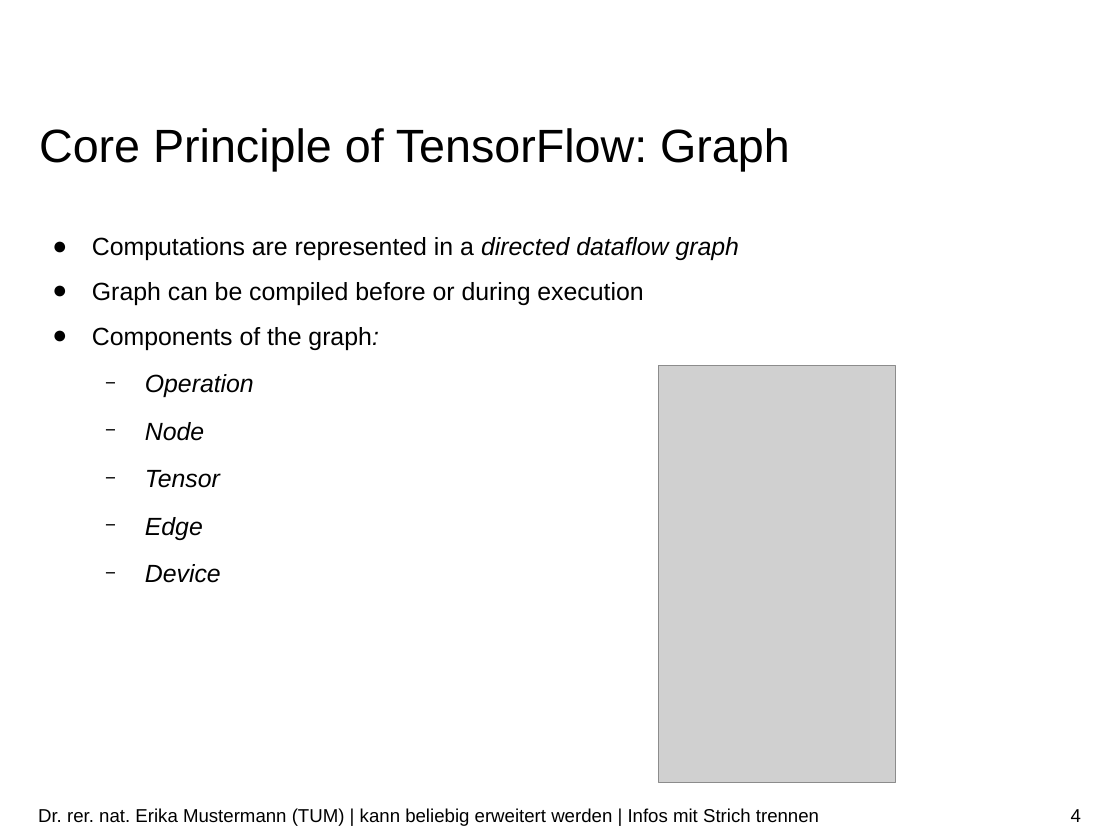
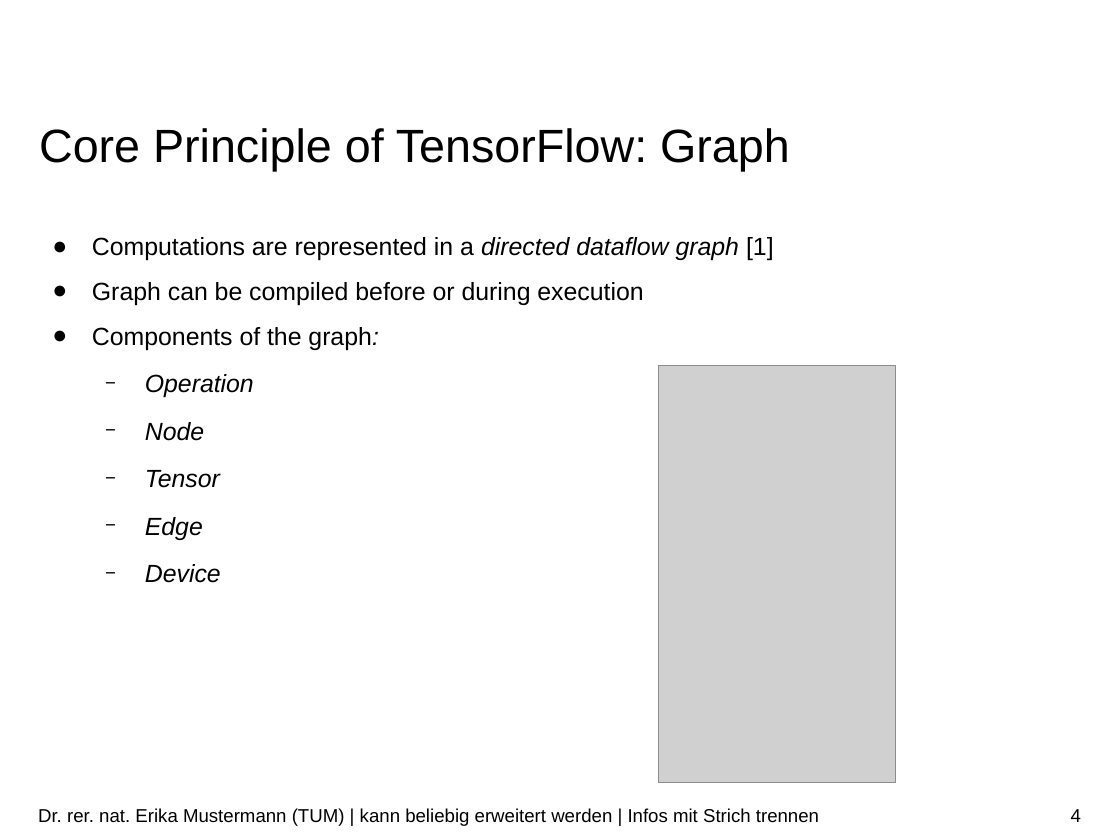
Before and after one commit to ekm01/EPHPC, a slide deck: slide 4 of Presentation/EPHPC_Presentation.odp. Drawn at 1120x840 pixels with LibreOffice and Linux fonts; fonts in the diff are those of the drawing; grey boxes stand for pictures; background and template pictures are left out. Boxes give left, top, right and bottom in pixels: in the first picture for what was removed or moved away, otherwise in the second. Text is boxed around its words. In the diff, an @@ line names an element or a change of style, - is before the commit and + after.

Commit message:
final version of presentation

```diff
--- a/Presentation/EPHPC_Presentation.odp
+++ b/Presentation/EPHPC_Presentation.odp
@@ text at (x1=92, y1=237, x2=774, y2=260): text changed @@
-● Computations are represented in a directed dataflow graph
+● Computations are represented in a directed dataflow graph [1]
```
Also in this commit, not shown: 1 slide added.
